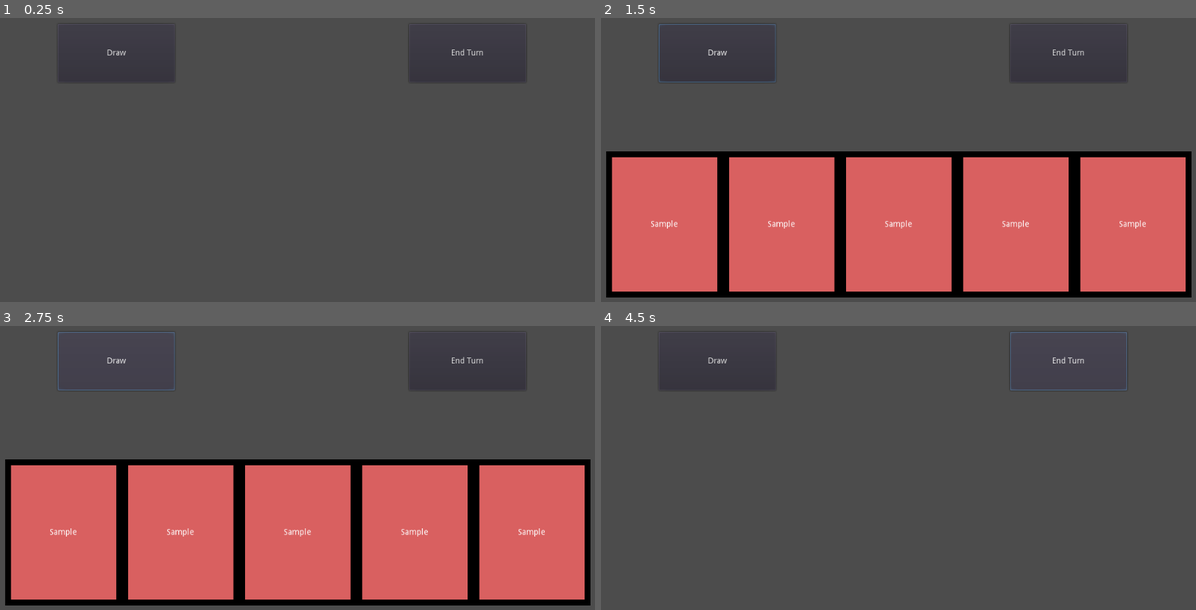
Above: before the commit, frames 1-4 (two rows, left to right).
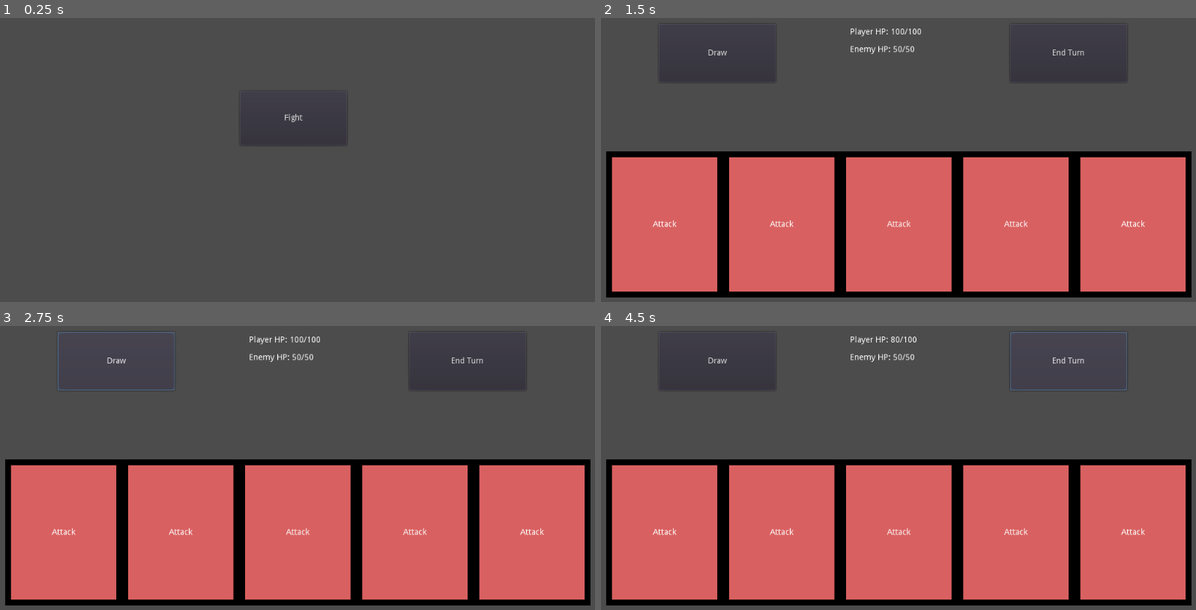
Above: after the commit, the same moments.

Repository: CSCI-C292/final-project-citrusrh
Game: Godot game, scene res://Map.tscn
The game is run twice, just before and just after one commit, with the same random seed, the same clock (stepped at 60 frames per second) and the same inputs. Before the commit the project starts from res://GameScene.tscn.
Inputs (mouse positions are in pixels of both pictures, inside the frame that each line leads up to):
- Up to frame 1 (0.25 s): no input
- Up to frame 2 (1.5 s): click (720, 52) at 0.5 s, where only the run before the commit has a clickable "Draw"; click (892, 117) at 1.25 s, where only the run after the commit has a clickable "Fight"
- Up to frame 3 (2.75 s): click "Draw" at 2 s
- Up to frame 4 (4.5 s): click "End Turn" at 2.75 s; click "Draw" at 3.5 s; click "End Turn" at 4.25 s

The runs differ from the first frame. In frame 1, 0.3% of the frame differs, in the area x 10-88%, y 10-45%; in frame 2, 0.7%; in frame 3, 0.5%; in frame 4, 51%, in the area x 0-100%, y 3-99%.

Commit message:
milestone 2

Diff:
--- a/Cards/Card.tscn
+++ b/Cards/Card.tscn
@@ -53,7 +53,7 @@
 "_edit_use_anchors_": false
 }
 
-[node name="Label" type="Label" parent="."]
+[node name="Name" type="Label" parent="."]
 margin_top = 118.0
 margin_right = 200.0
 margin_bottom = 132.0
--- a/Cards/CardManager.gd
+++ b/Cards/CardManager.gd
@@ -6,7 +6,10 @@
 # Template: {Enum : [Type, Amplitude/Power, Cost, Name]}
 export onready var CARDS_DATA = {CARDS.Attack : ["Attack", 10, 1, "Attack"], CARDS.Defend : ["Defend", 10, 1, "Defend"]}
 
-onready var deck = ["Attack","Attack","Attack","Attack","Defend","Defend","Defend","Defend"]
+onready var deck = ["Attack","Attack","Attack","Attack","Attack","Attack","Attack","Attack"]
+
+var maxMana = 3
+var currentMana = 3
 
 var cardsDrawn = 5
 var drawPile = []
--- a/Cards/CardTemplate.gd
+++ b/Cards/CardTemplate.gd
@@ -2,7 +2,14 @@
 
 
 func _ready():
-	pass # Replace with function body.
+	if(CardManager.drawPile.size() > 0):
+		var cardDrawn = CardManager.drawPile.pop_front()
+		$Name.text = cardDrawn
+		CardManager.hand.append(cardDrawn)
+	else:
+		CardManager.drawPile = CardManager.discardPile
+		CardManager.discardPile = []
+		$Name.text = CardManager.drawPile.pop_front()
 
 
 # Called every frame. 'delta' is the elapsed time since the previous frame.
@@ -11,5 +18,9 @@
 
 
 func _on_PlayCard_pressed():
-	print("Played Card")
-	self.queue_free()
+	if(CardManager.currentMana > 0):
+		CardManager.currentMana -= 1
+		print("Played " + $Name.text)
+		CardManager.discardPile.append($Name.text)
+		CardManager.hand.remove(CardManager.hand.find($Name.text))
+		self.queue_free()
--- /dev/null
+++ b/Fight.gd
@@ -0,0 +1,56 @@
+extends Node2D
+
+var CardTemplate = preload("res://Cards/Card.tscn")
+var maxHandSize = 5
+
+var playerMaxHealth = 100
+var playerCurrentHealth = 100
+var enemyMaxHealth = 50
+var enemyCurrentHealth = 50
+
+
+func _enter_tree():
+	enemyCurrentHealth = enemyMaxHealth
+	CardManager.drawPile = CardManager.deck
+	CardManager.discardPile = []
+	CardManager.hand = []
+	var i = 0
+	while(i < CardManager.cardsDrawn):
+		var nextCard = CardTemplate.instance()
+		nextCard.rect_position = Vector2(10 + 200*i, 300)
+		if($Hand.get_child_count() < maxHandSize):
+			$Hand.add_child(nextCard)
+			print("Drew a card")
+		i += 1
+
+
+func _process(delta):
+	$PlayerHealth.text = "Player HP: " + str(playerCurrentHealth) + "/" + str(playerMaxHealth)
+	$EnemyHealth.text = "Enemy HP: " + str(enemyCurrentHealth) + "/" + str(enemyMaxHealth)
+
+
+func _on_Draw_pressed():
+	print(CardManager.drawPile)
+	print(CardManager.hand)
+	print(CardManager.discardPile)
+
+
+func _on_EndTurn_pressed():
+	if($Hand.get_child_count() != 0):
+		for i in range(0, $Hand.get_child_count()):
+			$Hand.get_child(i).queue_free()
+			print("Discarded a card")
+		while CardManager.hand.size() > 0:
+			CardManager.discardPile.append(CardManager.hand.pop_front())
+	var i = 0
+	var cardsRemaining = $Hand.get_child_count()
+	while(i < CardManager.cardsDrawn):
+		var nextCard = CardTemplate.instance()
+		nextCard.rect_position = Vector2(10 + 200*i, 300)
+		if($Hand.get_child_count() < maxHandSize + cardsRemaining):
+			$Hand.add_child(nextCard)
+			print("Drew a card")
+		i += 1
+	CardManager.currentMana = CardManager.maxMana
+	playerCurrentHealth -= 10
+	print("Enemy applies 10 damage to player.")
--- a/GameScene.tscn
+++ b/Fight.tscn
@@ -1,8 +1,8 @@
 [gd_scene load_steps=2 format=2]
 
-[ext_resource path="res://GameScene.gd" type="Script" id=1]
+[ext_resource path="res://Fight.gd" type="Script" id=1]
 
-[node name="GameScene" type="Node2D"]
+[node name="Fight" type="Node2D"]
 script = ExtResource( 1 )
 
 [node name="Hand" type="Node2D" parent="."]
@@ -26,5 +26,25 @@
 __meta__ = {
 "_edit_use_anchors_": false
 }
+
+[node name="PlayerHealth" type="Label" parent="."]
+margin_left = 427.113
+margin_top = 89.4543
+margin_right = 554.113
+margin_bottom = 106.454
+text = "Player HP:"
+__meta__ = {
+"_edit_use_anchors_": false
+}
+
+[node name="EnemyHealth" type="Label" parent="."]
+margin_left = 427.113
+margin_top = 119.0
+margin_right = 554.113
+margin_bottom = 106.454
+text = "Enemy HP:"
+__meta__ = {
+"_edit_use_anchors_": false
+}
 [connection signal="pressed" from="Draw" to="." method="_on_Draw_pressed"]
 [connection signal="pressed" from="EndTurn" to="." method="_on_EndTurn_pressed"]
--- a/GameScene.gd
+++ /dev/null
@@ -1,21 +0,0 @@
-extends Node2D
-
-var CardTemplate = preload("res://Cards/Card.tscn")
-var maxHandSize = 5
-
-func _on_Draw_pressed():
-	var i = 0
-	while(i < CardManager.cardsDrawn):
-		var nextCard = CardTemplate.instance()
-		nextCard.rect_position = Vector2(10 + 200*i, 300)
-		if($Hand.get_child_count() < maxHandSize):
-			$Hand.add_child(nextCard)
-			print("Drew a card")
-		i += 1
-
-
-func _on_EndTurn_pressed():
-	if($Hand.get_child_count() != 0):
-		for i in range(0, $Hand.get_child_count()):
-			$Hand.get_child(i).queue_free()
-			print("Discarded a card")
--- /dev/null
+++ b/Map.gd
@@ -0,0 +1,9 @@
+extends Node2D
+
+
+func _ready():
+	pass
+
+
+func _on_Fight_pressed():
+	get_tree().change_scene("res://Fight.tscn")
--- /dev/null
+++ b/Map.tscn
@@ -0,0 +1,17 @@
+[gd_scene load_steps=2 format=2]
+
+[ext_resource path="res://Map.gd" type="Script" id=1]
+
+[node name="Map" type="Node2D"]
+script = ExtResource( 1 )
+
+[node name="Fight" type="Button" parent="."]
+margin_left = 411.0
+margin_top = 197.0
+margin_right = 594.0
+margin_bottom = 290.0
+text = "Fight"
+__meta__ = {
+"_edit_use_anchors_": false
+}
+[connection signal="pressed" from="Fight" to="." method="_on_Fight_pressed"]
--- a/project.godot
+++ b/project.godot
@@ -16,7 +16,7 @@
 [application]
 
 config/name="Final Project"
-run/main_scene="res://GameScene.tscn"
+run/main_scene="res://Map.tscn"
 config/icon="res://icon.png"
 
 [autoload]
